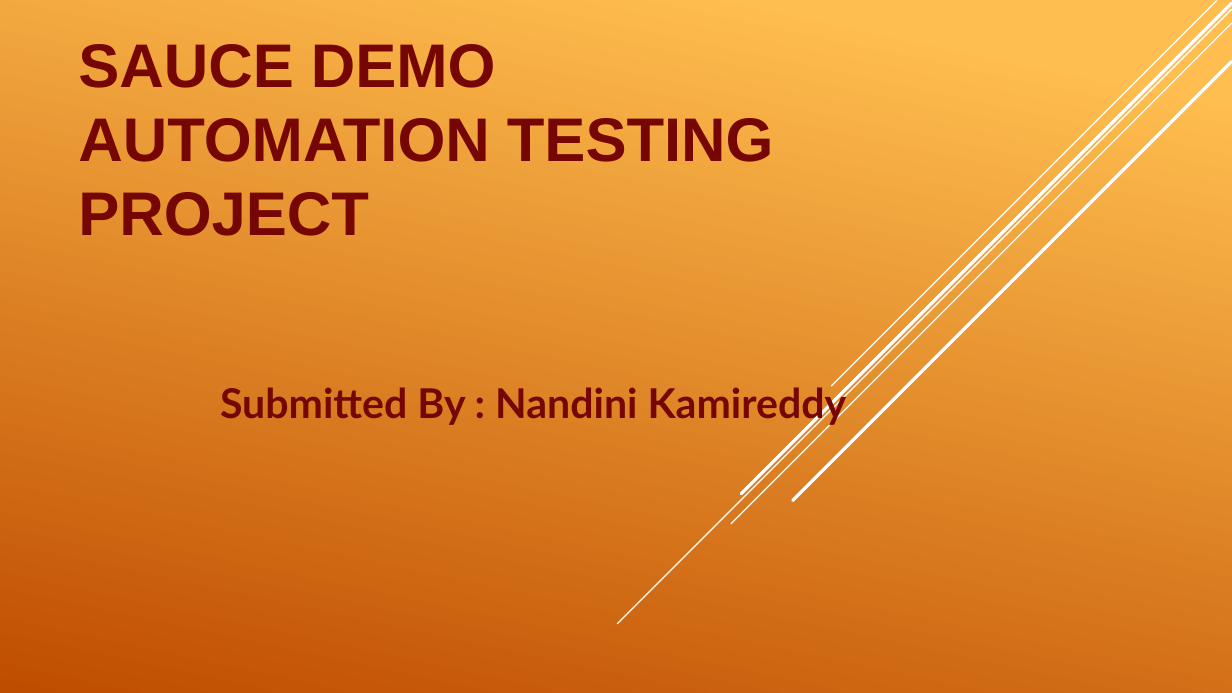
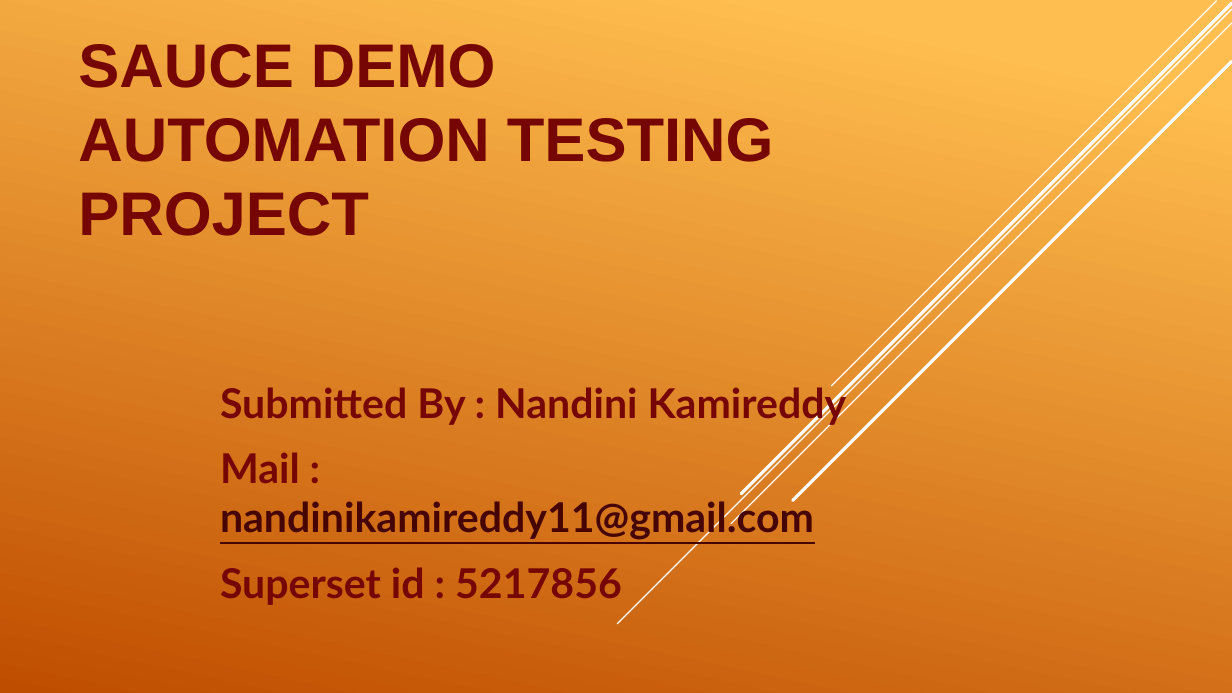
Before and after one commit to Nandini-Kamireddy/Sauce-Demo, a slide deck: slide 1 of Nandini_SauceDemo.pptx. Drawn at 1232x693 pixels with LibreOffice and Linux fonts; fonts in the diff are those of the drawing. Boxes give left, top, right and bottom in pixels: in the first picture for what was removed or moved away, otherwise in the second. Text is boxed around its words. In the diff, an @@ line names an element or a change of style, - is before the commit and + after.

```diff
--- a/Nandini_SauceDemo.pptx
+++ b/Nandini_SauceDemo.pptx
@@ subtitle at bbox=[220, 452, 814, 605]: paragraphs added @@
+Mail : nandinikamireddy11@gmail.com
+Superset id : 5217856
```
Also in this commit, not shown: 2 other slides changed, 4 slides added.
